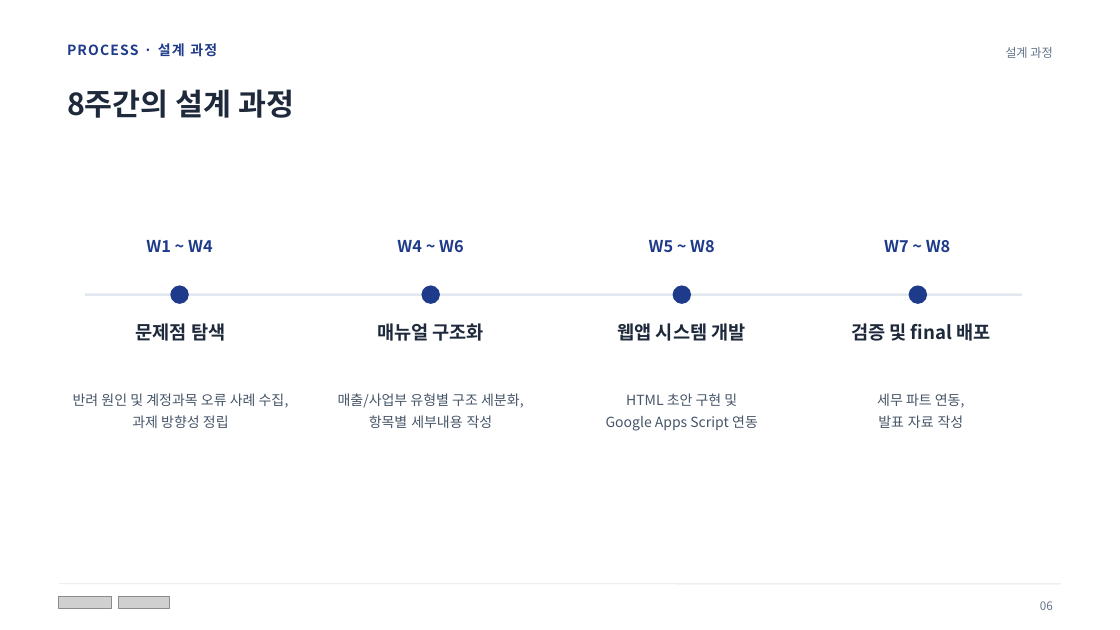
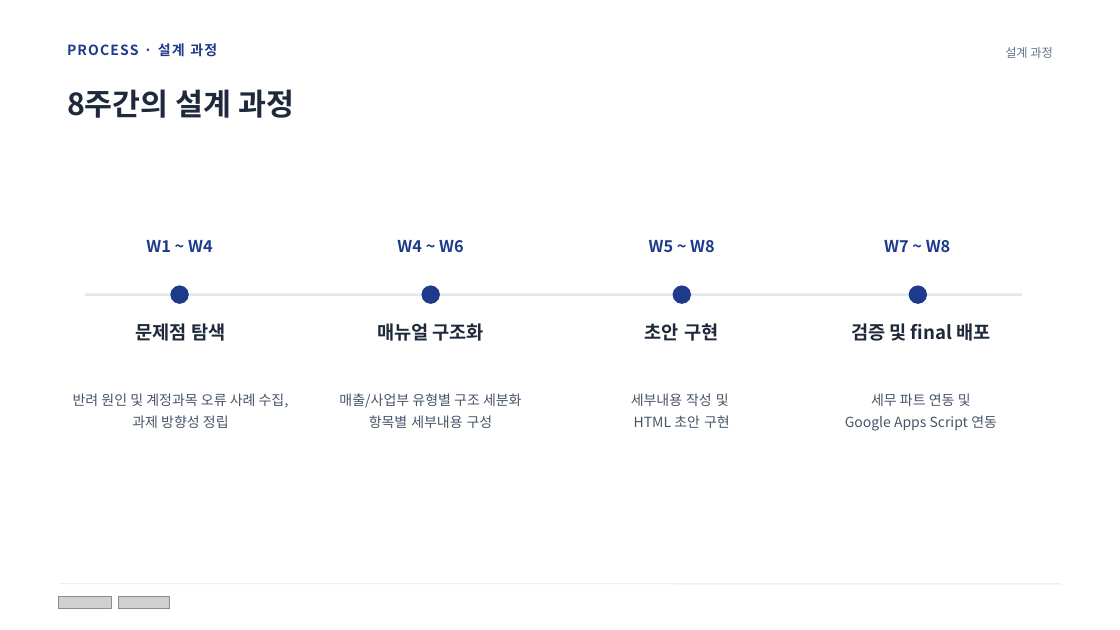
Before and after one commit to mdj11-netizen/vs-code, a slide deck: slide 16 of 과제pt/PPT/최종발표_회계Wiki구축_문동진_v2.pptx (slide 8 before the commit). Drawn at 1120x630 pixels with LibreOffice and Linux fonts; fonts in the diff are those of the drawing; grey boxes stand for pictures; background and template pictures are left out. Boxes give left, top, right and bottom in pixels: in the first picture for what was removed or moved away, otherwise in the second. Text is boxed around its words. In the diff, an @@ line names an element or a change of style, - is before the commit and + after.

```diff
--- a/과제pt/PPT/최종발표_회계Wiki구축_문동진_v2.pptx
+++ b/과제pt/PPT/최종발표_회계Wiki구축_문동진_v2.pptx
@@ text at <box>645,323,718,341</box>: text changed @@
-웹앱 시스템 개발
+초안 구현
@@ text at <box>339,393,522,428</box>: text changed @@
-매출/사업부 유형별 구조 세분화,
-항목별 세부내용 작성
+매출/사업부 유형별 구조 세분화
+항목별 세부내용 구성
@@ text at <box>631,393,730,428</box>: text changed @@
-HTML 초안 구현 및
-Google Apps Script 연동
+세부내용 작성 및
+HTML 초안 구현
@@ text at <box>845,393,997,431</box>: text changed @@
-세무 파트 연동,
-발표 자료 작성
+세무 파트 연동 및
+Google Apps Script 연동
@@ text removed at <box>1040,601,1053,610</box> @@
-06
```
Also in this commit, not shown: 12 other slides changed, 15 slides added, 2 slides removed, 6 other files.
